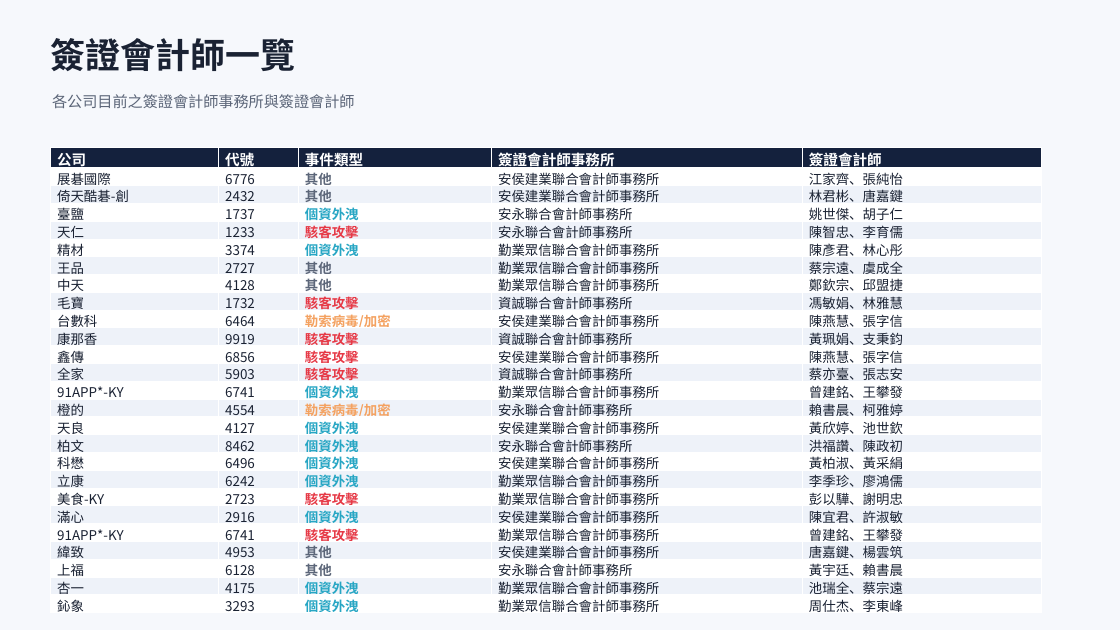
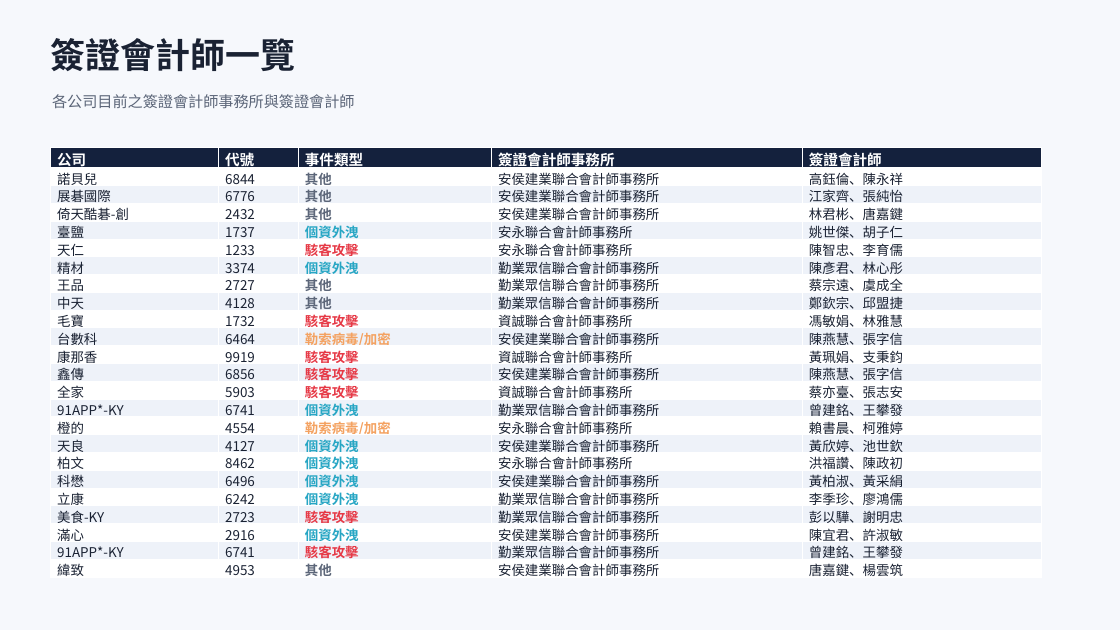
Before and after one commit to Johnnylin77/mops-isec-monitor, a slide deck: slide 4 of 資安事件因應分析.pptx. Drawn at 1120x630 pixels with LibreOffice and Linux fonts; fonts in the diff are those of the drawing. Boxes give left, top, right and bottom in pixels: in the first picture for what was removed or moved away, otherwise in the second. Text is boxed around its words. In the diff, an @@ line names an element or a change of style, - is before the commit and + after.

```diff
--- a/資安事件因應分析.pptx
+++ b/資安事件因應分析.pptx
@@ table at (50, 147, 1042, 580) @@
+row 2: 諾貝兒 | 6844 | 其他 | 安侯建業聯合會計師事務所 | 高鈺倫、陳永祥
-row 24: 上福 | 6128 | 其他 | 安永聯合會計師事務所 | 黃宇廷、賴書晨
-row 25: 杏一 | 4175 | 個資外洩 | 勤業眾信聯合會計師事務所 | 池瑞全、蔡宗遠
-row 26: 鈊象 | 3293 | 個資外洩 | 勤業眾信聯合會計師事務所 | 周仕杰、李東峰
```
Also in this commit, not shown: 9 other slides changed, 1 slide removed, 2 other files.
